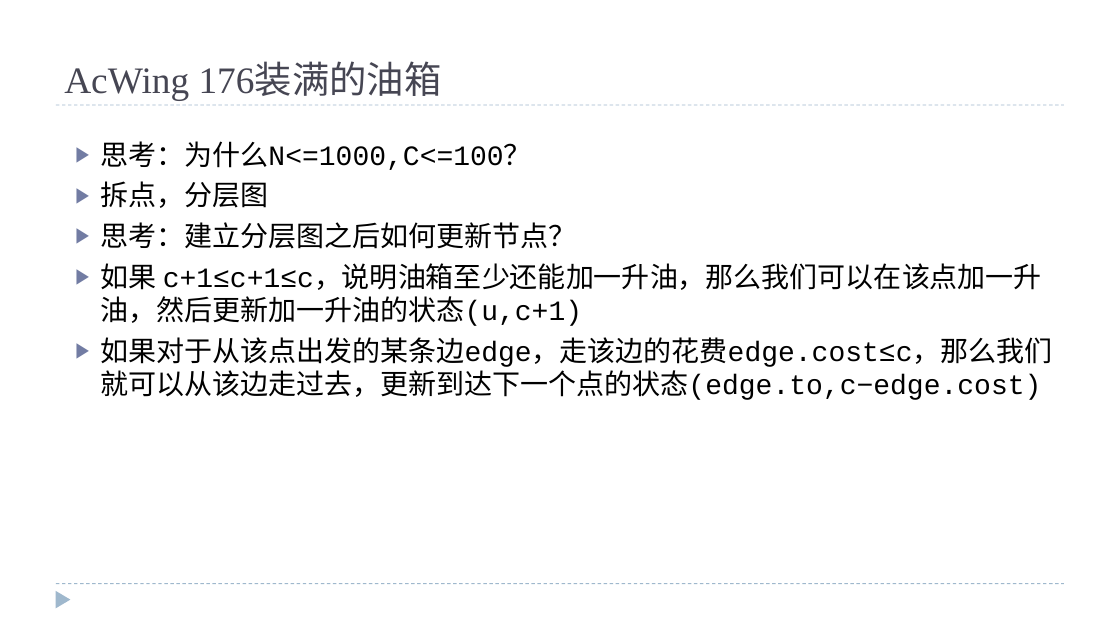
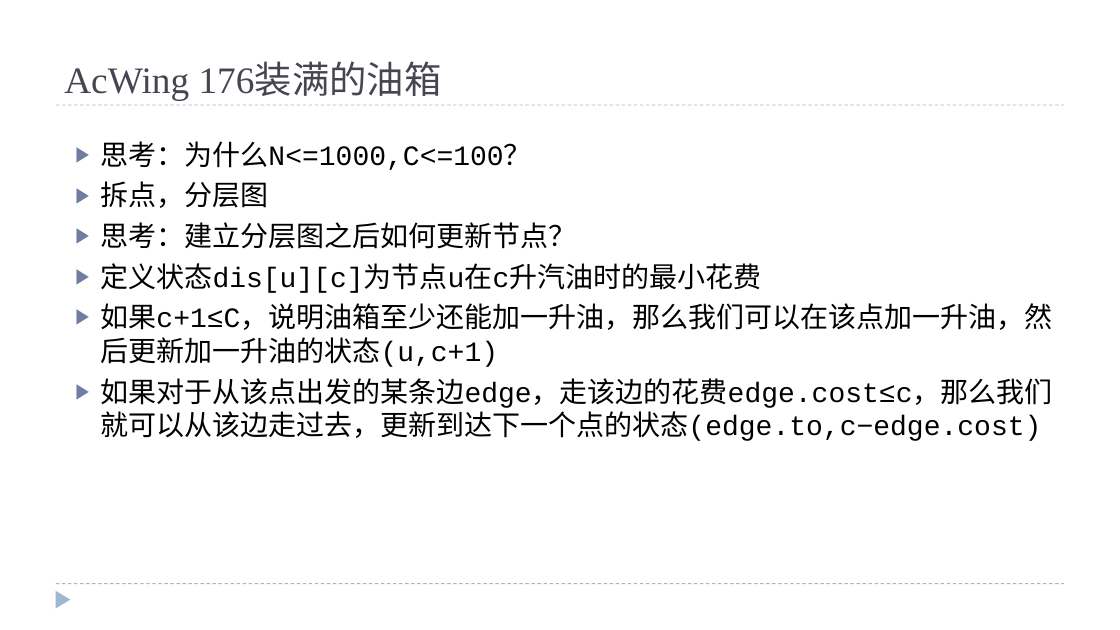
Before and after one commit to fxsc03/-, a slide deck: slide 12 of wd/广度优先搜索及其优化 .pptx (slide 14 before the commit). Drawn at 1120x630 pixels with LibreOffice and Linux fonts; fonts in the diff are those of the drawing. Boxes give left, top, right and bottom in pixels: in the first picture for what was removed or moved away, otherwise in the second. Text is boxed around its words. In the diff, an @@ line names an element or a change of style, - is before the commit and + after.

```diff
--- a/wd/广度优先搜索及其优化 .pptx
+++ b/wd/广度优先搜索及其优化 .pptx
@@ text at [101, 263, 1053, 367]: text changed @@
-▶ 如果 c+1≤c+1≤c，说明油箱至少还能加一升油，那么我们可以在该点加一升油，然后更新加一升油的状态(u,c+1)
+▶ 定义状态dis[u][c]为节点u在c升汽油时的最小花费
+▶ 如果c+1≤C，说明油箱至少还能加一升油，那么我们可以在该点加一升油，然后更新加一升油的状态(u,c+1)
```
Also in this commit, not shown: 2 other slides changed, 2 slides removed.
